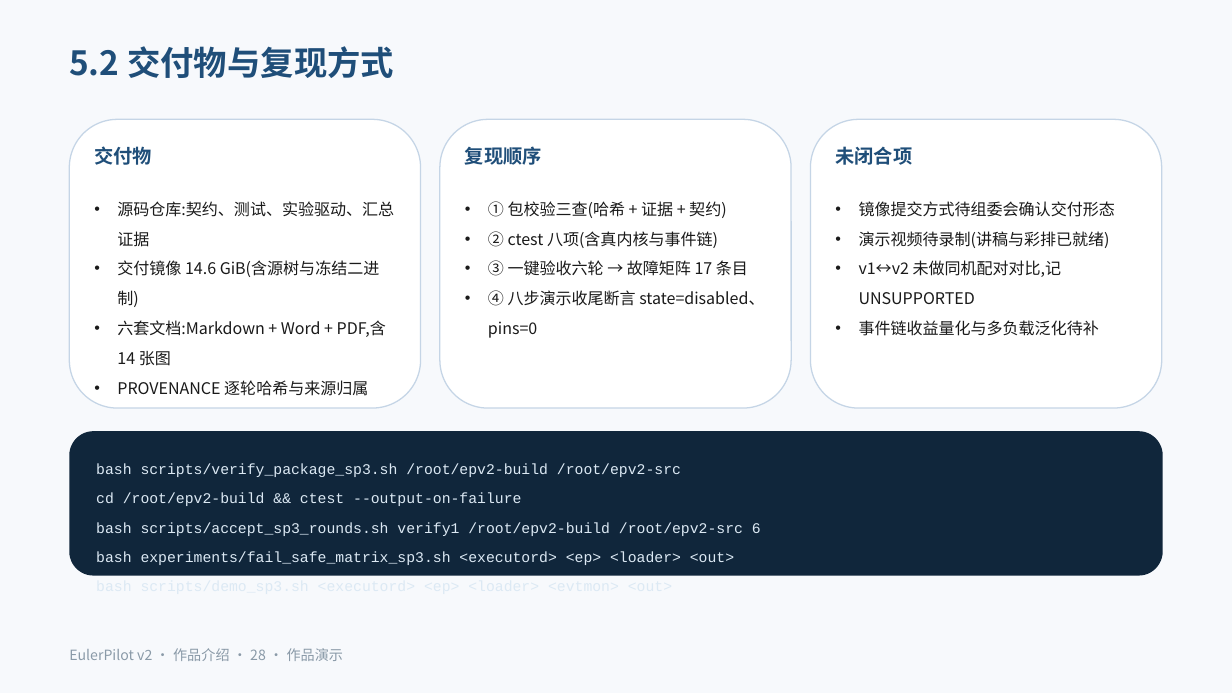
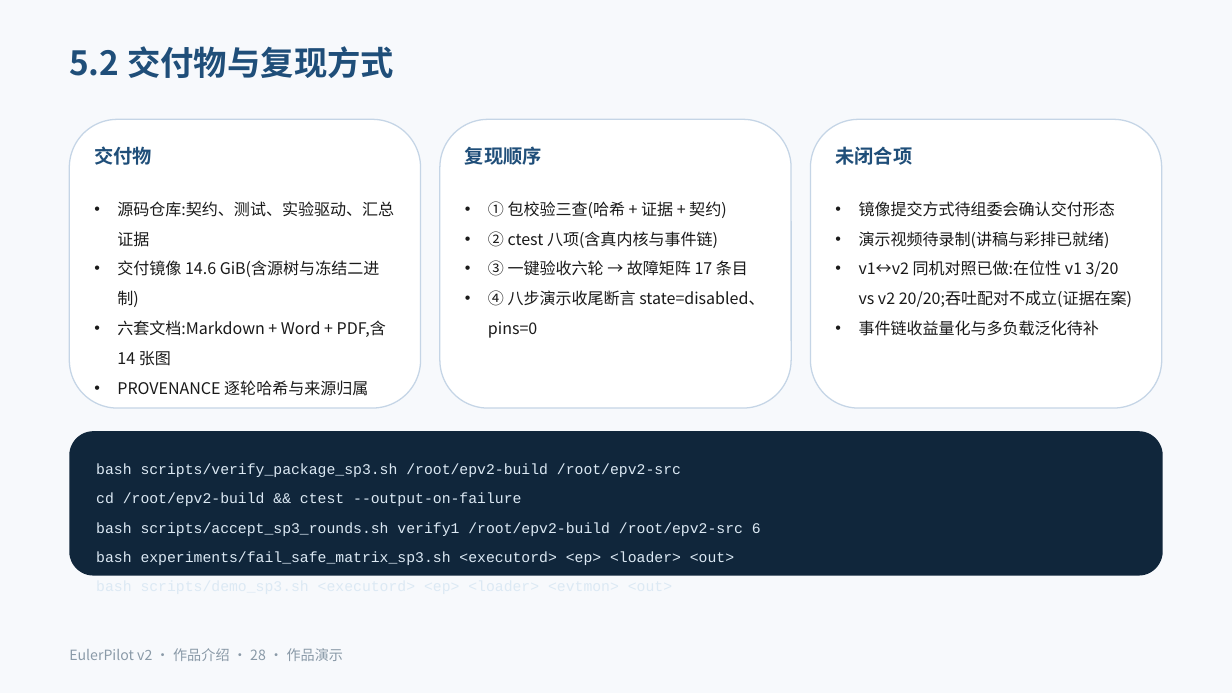
Before and after one commit to shibuchou/EulerPilot, a slide deck: slide 28 of docs/EulerPilot-v2作品介绍-v1.0.pptx. Drawn at 1232x693 pixels with LibreOffice and Linux fonts; fonts in the diff are those of the drawing. Boxes give left, top, right and bottom in pixels: in the first picture for what was removed or moved away, otherwise in the second. Text is boxed around its words. In the diff, an @@ line names an element or a change of style, - is before the commit and + after.

Commit message:
docs: align the deck's open-items bullet with the cross-version result

```diff
--- a/docs/EulerPilot-v2作品介绍-v1.0.pptx
+++ b/docs/EulerPilot-v2作品介绍-v1.0.pptx
@@ text at (859, 260, 1132, 307): text changed @@
-• v1↔v2 未做同机配对对比,记 UNSUPPORTED
+• v1↔v2 同机对照已做:在位性 v1 3/20 vs v2 20/20;吞吐配对不成立(证据在案)
```
